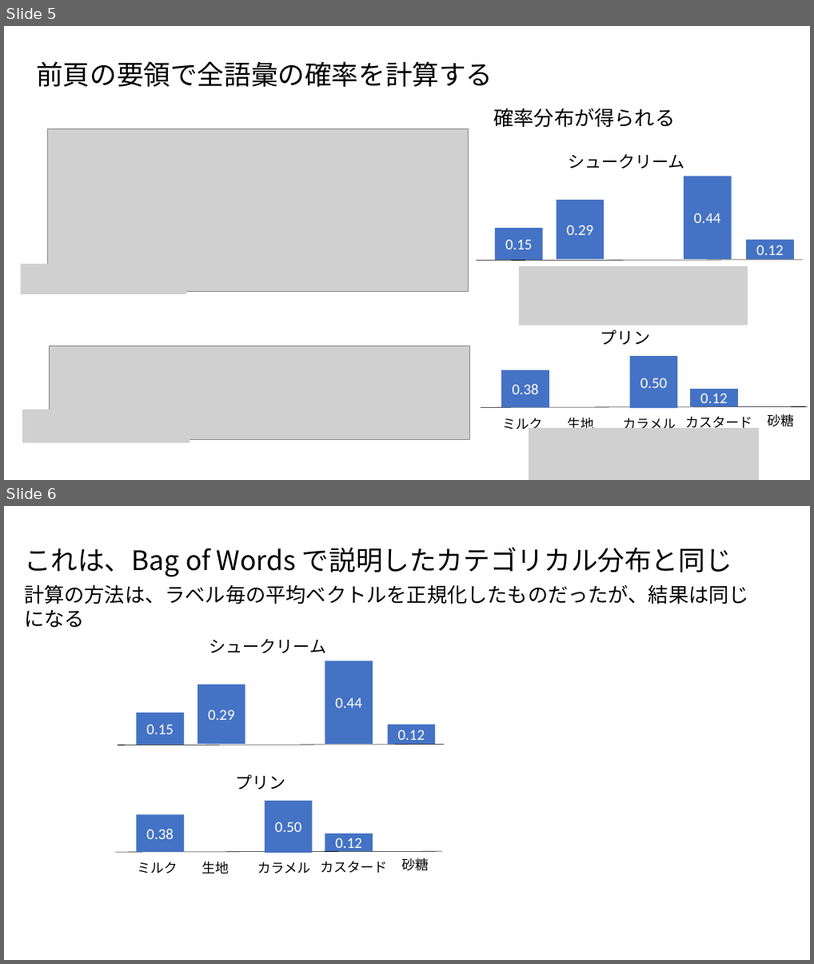
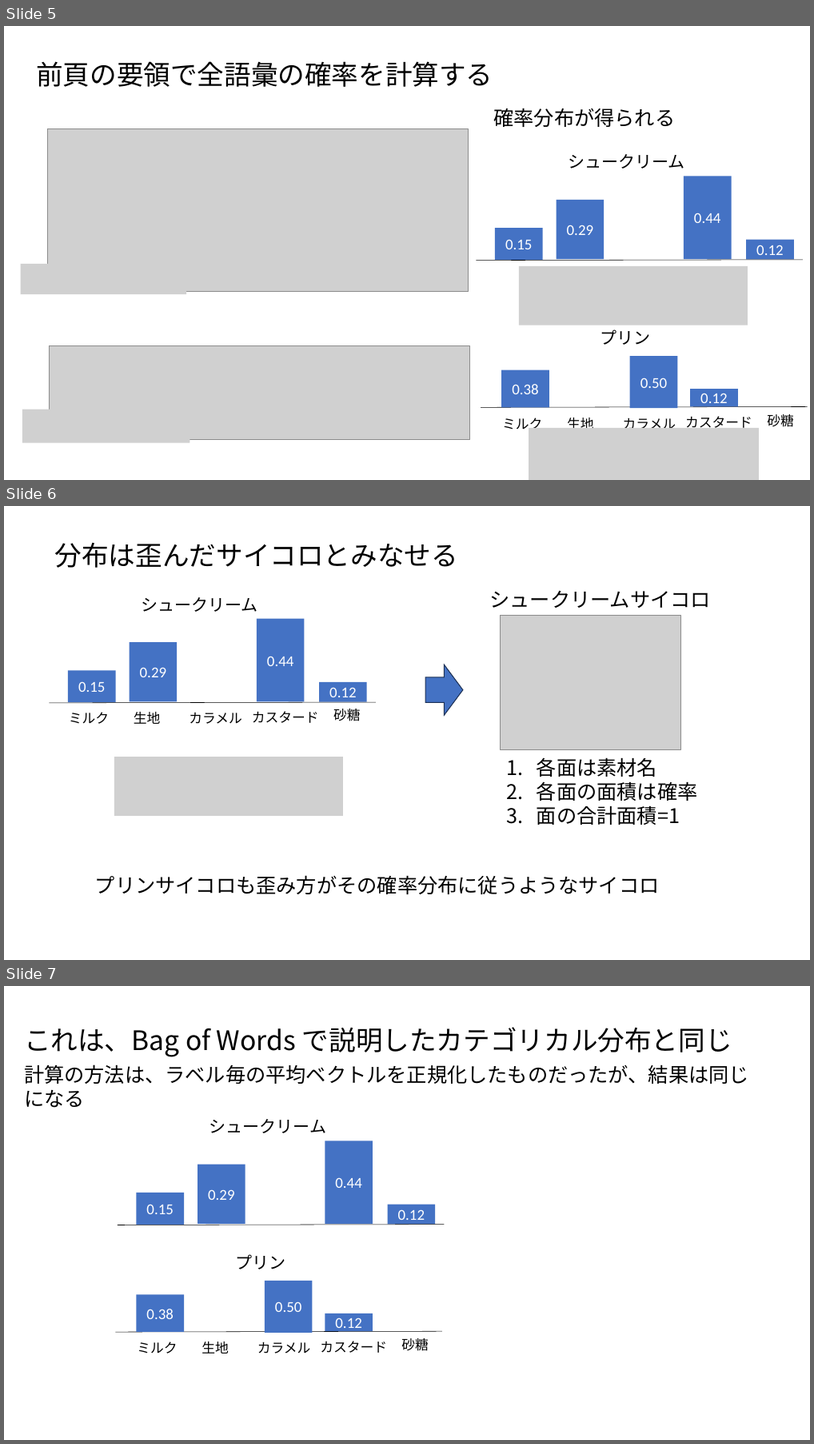
Before and after one commit to ueharaLab/NLP5_probabilistic-classifier, a slide deck: NLP_5 probabilistc classifier.pptx. Shown one above the other, each under a label of ours: slides 5 and 6 before the commit, slides 5, 6 and 7 after it. The pictures are 814x964 and 814x1444 pixels, drawn with LibreOffice and Linux fonts; fonts in the diff are those of the drawing; grey boxes stand for pictures. Boxes give left, top, right and bottom in pixels: in the first picture for what was removed or moved away, otherwise in the second. Text is boxed around its words. In the diff, an @@ line names an element or a change of style, - is before the commit and + after.

```diff
--- a/NLP_5 probabilistc classifier.pptx
+++ b/NLP_5 probabilistc classifier.pptx
@@ slide 6 added at (4, 506, 810, 960), background #FFFFFF @@
@@ text added at (55, 543, 458, 568), 32 pt, text #000000 @@
+分布は歪んだサイコロとみなせる
@@ text added at (141, 597, 258, 612), 20 pt, text #000000 @@
+シュークリーム
@@ text added at (490, 590, 710, 608), 24 pt, text #000000 @@
+シュークリームサイコロ
@@ rectangle added at (257, 619, 305, 701), fill #4472C4, 18 pt, text #FFFFFF @@
+0.44
@@ picture added at (501, 615, 682, 749) @@
@@ rectangle added at (130, 642, 177, 701), fill #4472C4, 18 pt, text #FFFFFF @@
+0.29
@@ rectangle added at (68, 671, 116, 703), fill #4472C4, 18 pt, text #FFFFFF @@
+0.15
@@ right arrow added at (426, 664, 463, 715), fill #4472C4, outline #1E3256 1 pt @@
@@ rectangle added at (319, 682, 367, 702), fill #4472C4, 18 pt, text #FFFFFF @@
+0.12
@@ line added from (50, 703) to (376, 702), #000000 0.5 pt @@
@@ text added at (69, 712, 109, 724), 16 pt, text #000000 @@
+ミルク
@@ text added at (134, 712, 161, 724), 16 pt, text #000000 @@
+生地
@@ text added at (189, 712, 242, 724), 16 pt, text #000000 @@
+カラメル
@@ text added at (252, 711, 319, 723), 16 pt, text #000000 @@
+カスタード
@@ text added at (334, 708, 361, 721), 16 pt, text #000000 @@
+砂糖
@@ picture added at (114, 756, 342, 816) @@
@@ text added at (537, 757, 698, 824), 24 pt, text #000000 @@
+1. 各面は素材名
+2. 各面の面積は確率
+3. 面の合計面積=1
@@ text added at (95, 875, 660, 894), 24 pt, text #000000 @@
+プリンサイコロも歪み方がその確率分布に従うようなサイコロ
@@ what was slide 6 is now slide 7 @@
```
Also in this commit, not shown: 2 slides changed.
